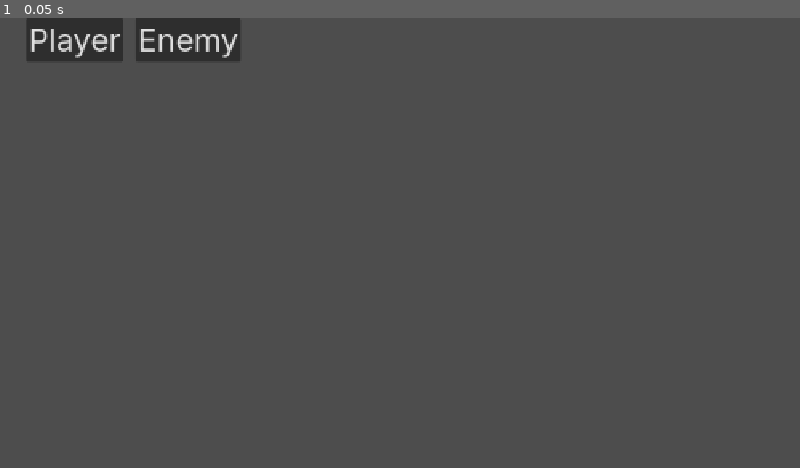
Above: before the commit, frame 1.
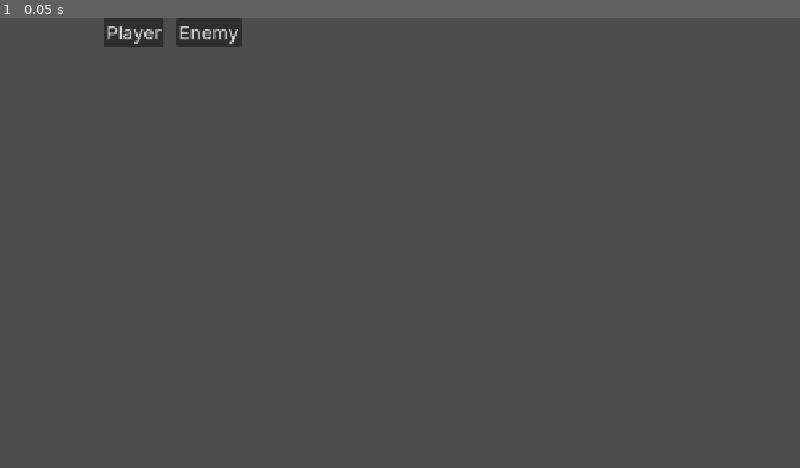
Above: after the commit, the same moment.

Repository: ChrisNGDC/cards_combat_game
Game: Godot game, scene res://escenes/history_entry.tscn
Same seed, same stepped clock (60 frames per second), same inputs: the game is played once before the commit and once after it. This scene is started directly instead of the project's main scene.
Inputs:
- Up to frame 1 (0.05 s): no input

The runs differ from the first frame. In frame 1, 1.8% of the frame differs, in the area x 3-30%, y 0-10%.

Commit message:
Update font sizes and alignment for UI elements in history entry and card manager

Diff:
--- a/escenes/history_entry.tscn
+++ b/escenes/history_entry.tscn
@@ -15,20 +15,27 @@
 
 [node name="DateLabel" type="Label" parent="." unique_id=634362041]
 layout_mode = 2
+theme_override_font_sizes/font_size = 30
+horizontal_alignment = 1
+vertical_alignment = 1
 
 [node name="ResultLabel" type="Label" parent="." unique_id=1963291918]
+custom_minimum_size = Vector2(125, 0)
 layout_mode = 2
+theme_override_font_sizes/font_size = 30
+horizontal_alignment = 1
+vertical_alignment = 1
 
 [node name="PlayerDeckButton" type="Button" parent="." unique_id=1270956001]
 layout_mode = 2
 theme = ExtResource("2_y7nox")
-theme_override_font_sizes/font_size = 50
+theme_override_font_sizes/font_size = 30
 text = "HISTORY_PLAYER"
 
 [node name="CPUDeckButton" type="Button" parent="." unique_id=49342596]
 layout_mode = 2
 theme = ExtResource("2_y7nox")
-theme_override_font_sizes/font_size = 50
+theme_override_font_sizes/font_size = 30
 text = "HISTORY_ENEMY"
 
 [connection signal="pressed" from="PlayerDeckButton" to="." method="_on_player_deck_button_pressed"]
--- a/scripts/Combat/card_manager.gd
+++ b/scripts/Combat/card_manager.gd
@@ -234,28 +234,29 @@
 		card_in_slot.queue_free()
 		cpu_choice.queue_free()
 	GlobalData.turns += 1
-	check_game_over()
-	if cartas_mano_player.size() == 0:
-		if cartas_mazo_player.size() > 0:
-			repartir_mano(cartas_mazo_player, cartas_mano_player, true)
-			repartir_mano(cartas_mazo_cpu, cartas_mano_cpu, false)
-		else:
-			await get_tree().create_timer(1.0).timeout
-			get_tree().change_scene_to_file("res://escenes/store.tscn")
+	if not check_game_over():
+		if cartas_mano_player.size() == 0:
+			if cartas_mazo_player.size() > 0:
+				repartir_mano(cartas_mazo_player, cartas_mano_player, true)
+				repartir_mano(cartas_mazo_cpu, cartas_mano_cpu, false)
+			else:
+				await get_tree().create_timer(.75).timeout
+				get_tree().change_scene_to_file("res://escenes/store.tscn")
 	fighting = false
 
 func check_game_over():
 	if GlobalData.player_hp > 0 and GlobalData.cpu_hp > 0:
-		return
+		return false
 	var won = (GlobalData.player_hp > 0 and GlobalData.cpu_hp <= 0)
 	show_game_over_ui(won)
+	return true
 
 func show_game_over_ui(won: bool):
 	var instance = game_over_scene.instantiate()
 	add_child(instance)
 	instance.setup(won)
 	var run_data = {
-		"date": Time.get_date_string_from_system(),
+		"date": Time.get_datetime_string_from_system(false, true),
 		"won": (GlobalData.player_hp > 0),
 		"player_deck": cards_to_save(GlobalData.selected_deck.cartas),
 		"cpu_deck": cards_to_save(GlobalData.selected_deck.cartas)
--- a/scripts/MainMenu/history_entry.gd
+++ b/scripts/MainMenu/history_entry.gd
@@ -7,7 +7,7 @@
 func setup(data: Dictionary):
 	run_data = data
 	$DateLabel.text = data["date"]
-	$ResultLabel.text = "WIN" if data["won"] else "LOSS"
+	$ResultLabel.text = tr("GAMEOVER_WIN_TITLE") if data["won"] else tr("GAMEOVER_LOSS_TITLE")
 	$ResultLabel.add_theme_color_override("font_color", Color.GREEN if data["won"] else Color.RED)
 
 func _on_player_deck_button_pressed():
--- a/scripts/Store/store_button.gd
+++ b/scripts/Store/store_button.gd
@@ -2,7 +2,7 @@
 
 @export var description_label: Label
 @export var hover_text: String = ""
-@export_enum("ADD", "REMOVE", "UPGRADE") var mode: String
+@export_enum("STORE_ADD", "STORE_REMOVE", "STORE_UPGRADE") var mode: String
 
 @export var footer_node: Control
 @export var next_button: Button
@@ -16,12 +16,12 @@
 	pivot_offset = size / 2
 
 func _on_mouse_entered():
-	create_tween().tween_property(self, "scale", Vector2(1.1, 1.1), 0.1)
+	create_tween().tween_property(self , "scale", Vector2(1.1, 1.1), 0.1)
 	if description_label:
 		description_label.text = hover_text
 
 func _on_mouse_exited():
-	create_tween().tween_property(self, "scale", Vector2(1.0, 1.0), 0.1)
+	create_tween().tween_property(self , "scale", Vector2(1.0, 1.0), 0.1)
 	if description_label:
 		description_label.text = ""
 		description_label.add_theme_color_override("font_color", Color.BLACK)
